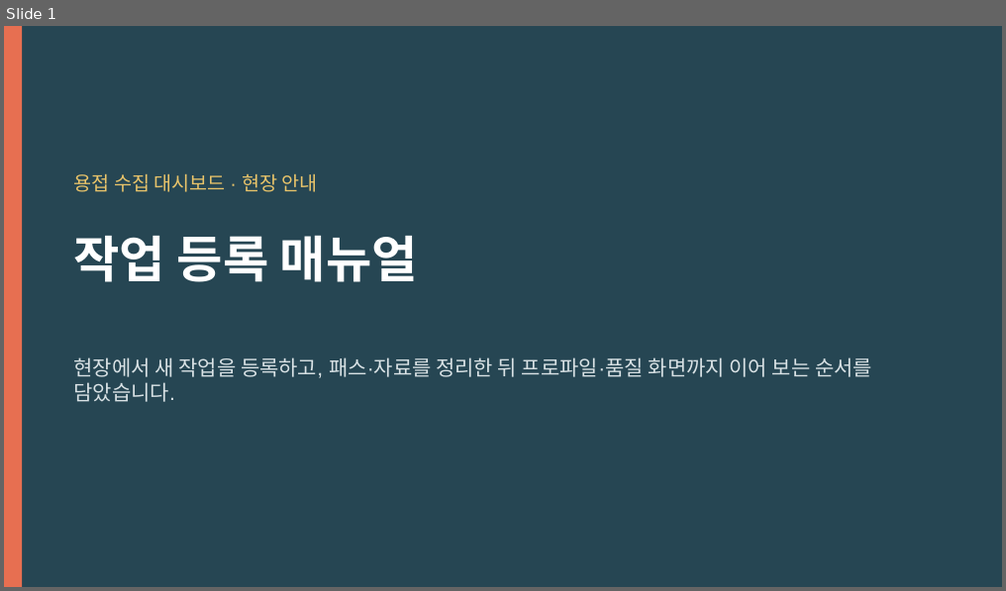
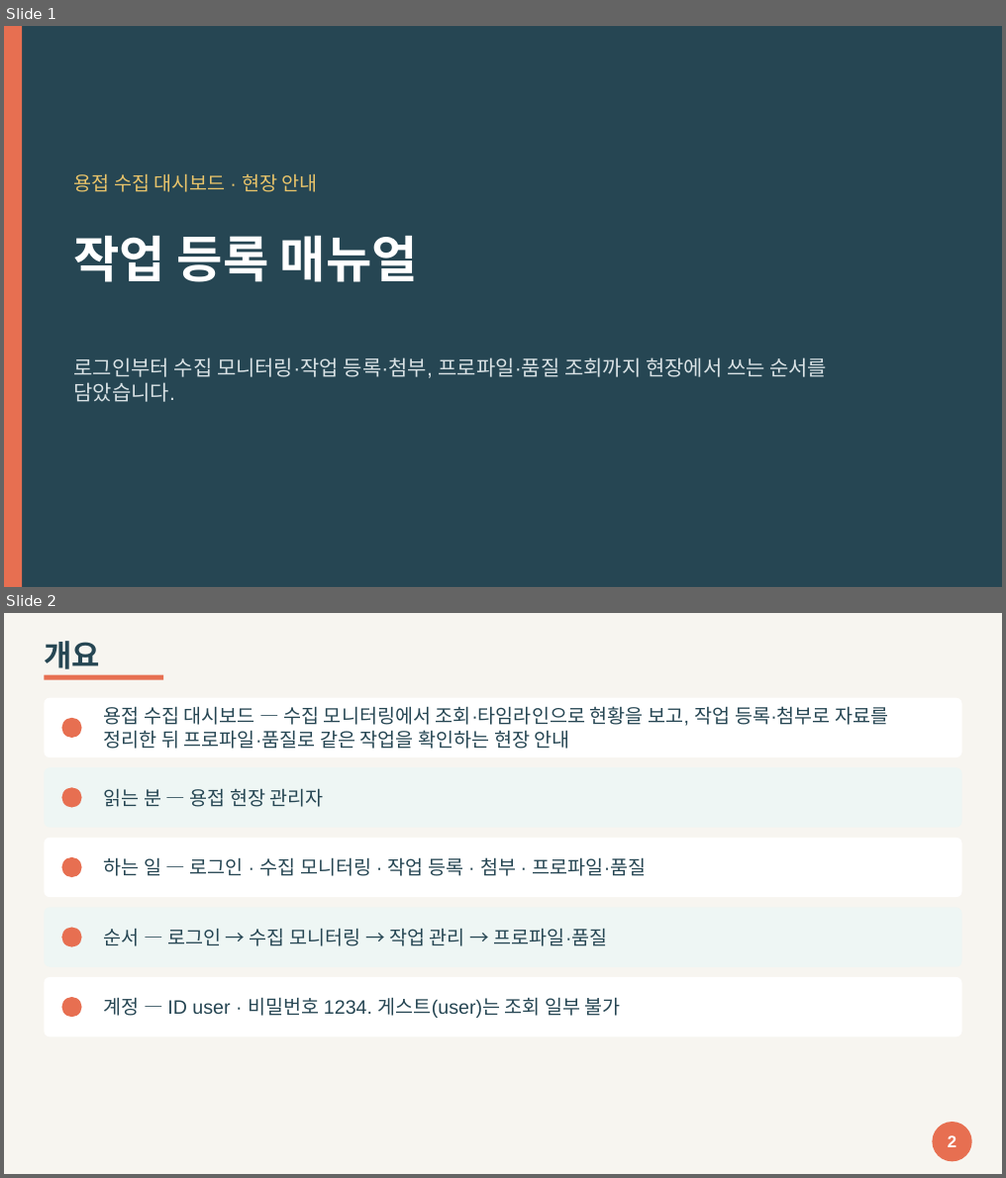
Before and after one commit to geosoft-shcho/weld-dashboard, a slide deck: docs/2026-10-23/작업_등록_매뉴얼.pptx. Shown one above the other, each under a label of ours: slide 1 before the commit, slides 1 and 2 after it. The pictures are 1006x591 and 1006x1178 pixels, drawn with LibreOffice and Linux fonts; fonts in the diff are those of the drawing. Boxes give left, top, right and bottom in pixels: in the first picture for what was removed or moved away, otherwise in the second. Text is boxed around its words. In the diff, an @@ line names an element or a change of style, - is before the commit and + after.

```diff
--- a/docs/2026-10-23/작업_등록_매뉴얼.pptx
+++ b/docs/2026-10-23/작업_등록_매뉴얼.pptx
@@ slide 2 added at (4,613,1002,1174), background #F7F5F0 @@
@@ text added at (44,641,100,675), 22 pt, text #264653, bold @@
+개요
@@ rectangle added at (44,674,163,680), fill #E76F51 @@
@@ rounded rectangle added at (44,698,962,758), fill #FFFFFF @@
@@ ellipse added at (61,718,82,738), fill #E76F51 @@
@@ text added at (104,706,888,749), 14 pt, text #264653 @@
+용접 수집 대시보드 — 수집 모니터링에서 조회·타임라인으로 현황을 보고, 작업 등록·첨부로 자료를 정리한 뒤 프로파일·품질로 같은 작업을 확인하는 현장 안내
@@ rounded rectangle added at (44,767,962,828), fill #EEF6F4 @@
@@ ellipse added at (61,787,82,808), fill #E76F51 @@
@@ text added at (104,788,324,807), 14 pt, text #264653 @@
+읽는 분 — 용접 현장 관리자
@@ rounded rectangle added at (44,838,962,897), fill #FFFFFF @@
@@ ellipse added at (61,858,82,877), fill #E76F51 @@
@@ text added at (104,858,647,876), 14 pt, text #264653 @@
+하는 일 — 로그인 · 수집 모니터링 · 작업 등록 · 첨부 · 프로파일·품질
@@ rounded rectangle added at (44,907,962,967), fill #EEF6F4 @@
@@ ellipse added at (61,928,82,948), fill #E76F51 @@
@@ text added at (104,928,608,947), 14 pt, text #264653 @@
+순서 — 로그인 → 수집 모니터링 → 작업 관리 → 프로파일·품질
@@ rounded rectangle added at (44,977,962,1037), fill #FFFFFF @@
@@ ellipse added at (61,997,82,1017), fill #E76F51 @@
@@ text added at (104,997,621,1018), 14 pt, text #264653 @@
+계정 — ID user · 비밀번호 1234. 게스트(user)는 조회 일부 불가
@@ ellipse added at (932,1122,972,1161), fill #E76F51 @@
@@ text added at (947,1136,956,1148), 12 pt, text #FFFFFF, bold @@
+2
@@ slide 1 changed as well @@
@@ text at (74,358,827,402): text changed @@
-현장에서 새 작업을 등록하고, 패스·자료를 정리한 뒤 프로파일·품질 화면까지 이어 보는 순서를 담았습니다.
+로그인부터 수집 모니터링·작업 등록·첨부, 프로파일·품질 조회까지 현장에서 쓰는 순서를 담았습니다.
```
Also in this commit, not shown: 14 other slides changed, 2 other slides added, 1 slide removed, 28 other files.
